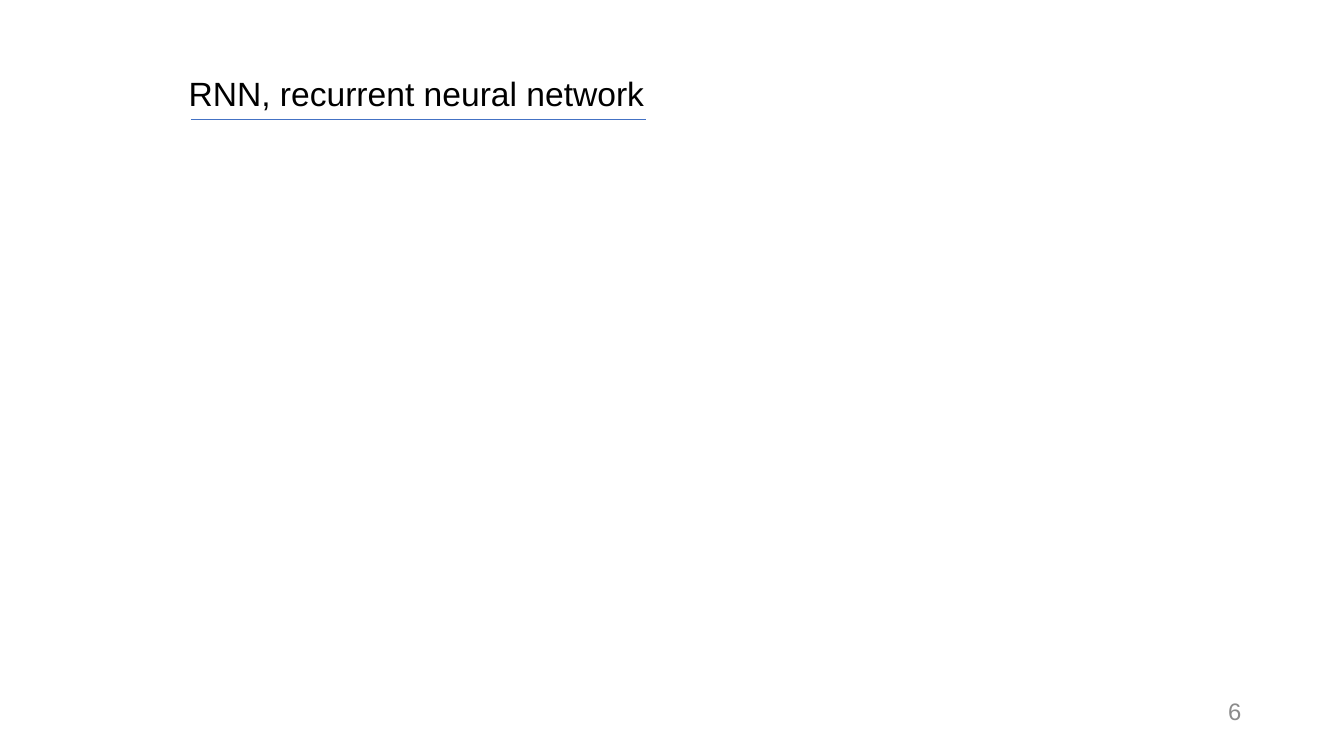
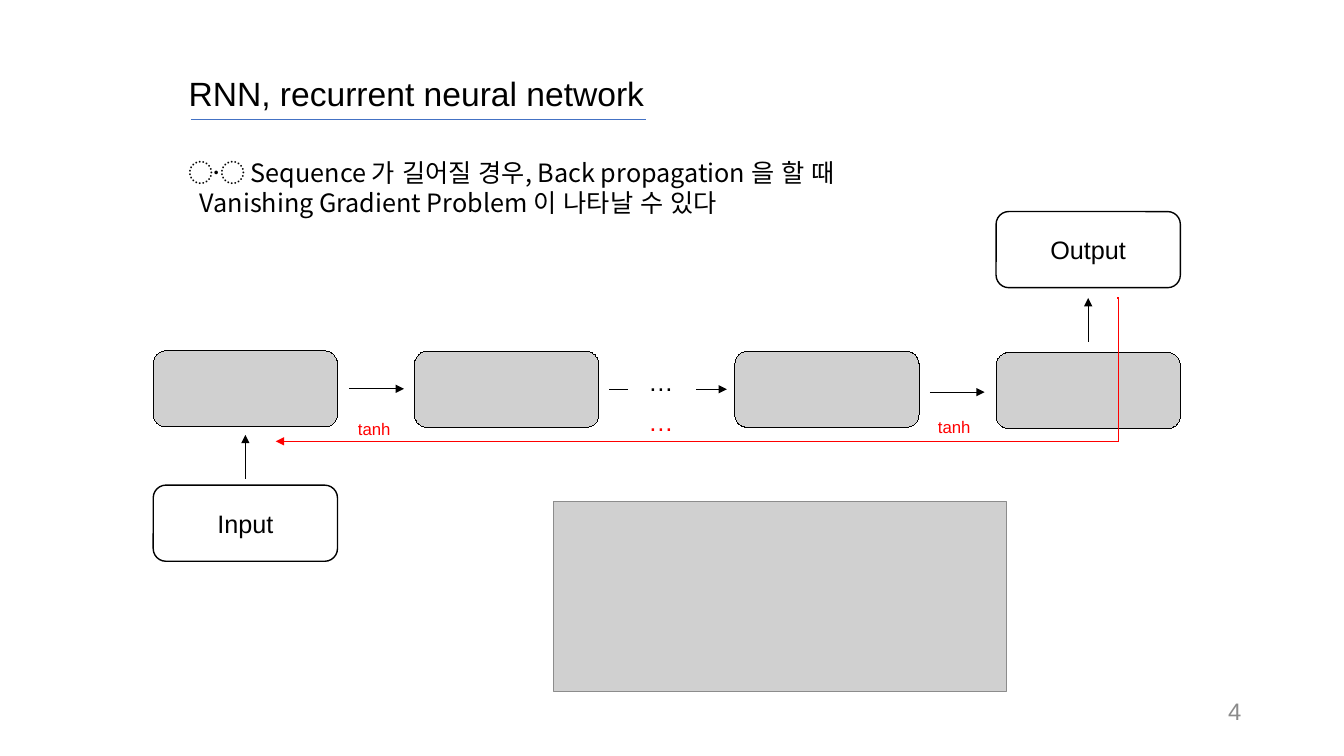
Before and after one commit to SiLviASizZ/HYU_2022, a slide deck: slide 4 of gradproj/meeting/0407_meeting/발표자료/LSTM.pptx (slide 6 before the commit). Drawn at 1344x756 pixels with LibreOffice and Linux fonts; fonts in the diff are those of the drawing; grey boxes stand for pictures. Boxes give left, top, right and bottom in pixels: in the first picture for what was removed or moved away, otherwise in the second. Text is boxed around its words. In the diff, an @@ line names an element or a change of style, - is before the commit and + after.

```diff
--- a/gradproj/meeting/0407_meeting/발표자료/LSTM.pptx
+++ b/gradproj/meeting/0407_meeting/발표자료/LSTM.pptx
@@ text added at <box>189,161,835,218</box>, 18 pt, text #000000 @@
+〮 Sequence 가 길어질 경우, Back propagation 을 할 때
+Vanishing Gradient Problem 이 나타날 수 있다
@@ rounded rectangle added at <box>996,212,1181,287</box>, fill #FFFFFF, outline #000000 1 pt, 18 pt, text #000000 @@
+Output
@@ elbow arrow added from (1118, 298) to (276, 442), #FF0000 1 pt @@
@@ arrow added from (1089, 342) to (1089, 298), #000000 0.5 pt @@
@@ picture added at <box>153,351,338,426</box> @@
@@ picture added at <box>414,351,599,426</box> @@
@@ picture added at <box>735,351,920,426</box> @@
@@ picture added at <box>996,353,1181,429</box> @@
@@ arrow added from (350, 389) to (404, 389), #000000 0.5 pt @@
@@ line added from (628, 389) to (610, 389), #000000 0.5 pt @@
@@ text added at <box>638,361,745,401</box>, 18 pt, text #000000 @@
+…
@@ arrow added from (697, 389) to (727, 389), #000000 0.5 pt @@
@@ text added at <box>638,401,745,442</box>, 18 pt, text #FF0000 @@
+…
@@ arrow added from (931, 392) to (985, 392), #000000 0.5 pt @@
@@ arrow added from (245, 479) to (245, 435), #000000 0.5 pt @@
@@ text added at <box>358,423,391,435</box>, 12 pt, text #FF0000 @@
+tanh
@@ text added at <box>938,421,971,433</box>, 12 pt, text #FF0000 @@
+tanh
@@ rounded rectangle added at <box>153,485,338,561</box>, fill #FFFFFF, outline #000000 1 pt, 18 pt, text #000000 @@
+Input
@@ picture added at <box>555,501,1007,692</box> @@
@@ page number at <box>1228,703,1241,720</box>: text changed @@
-6
+4
```
Also in this commit, not shown: 2 other slides changed, 2 slides added, 2 slides removed, 3 other files.
